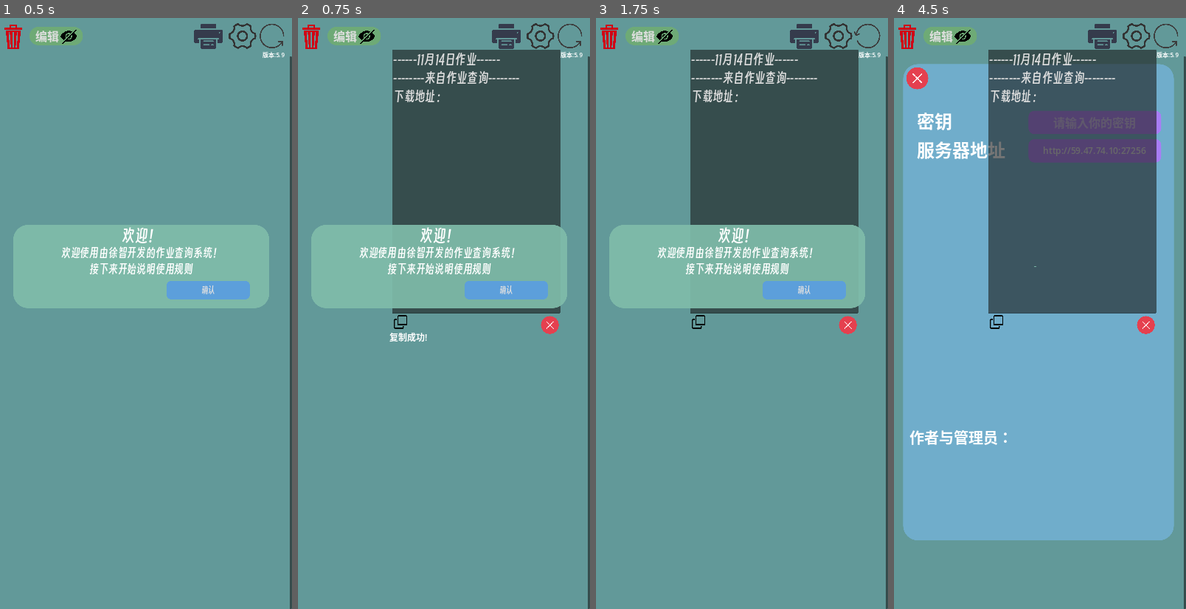
Above: before the commit, frames 1-4 (left to right).
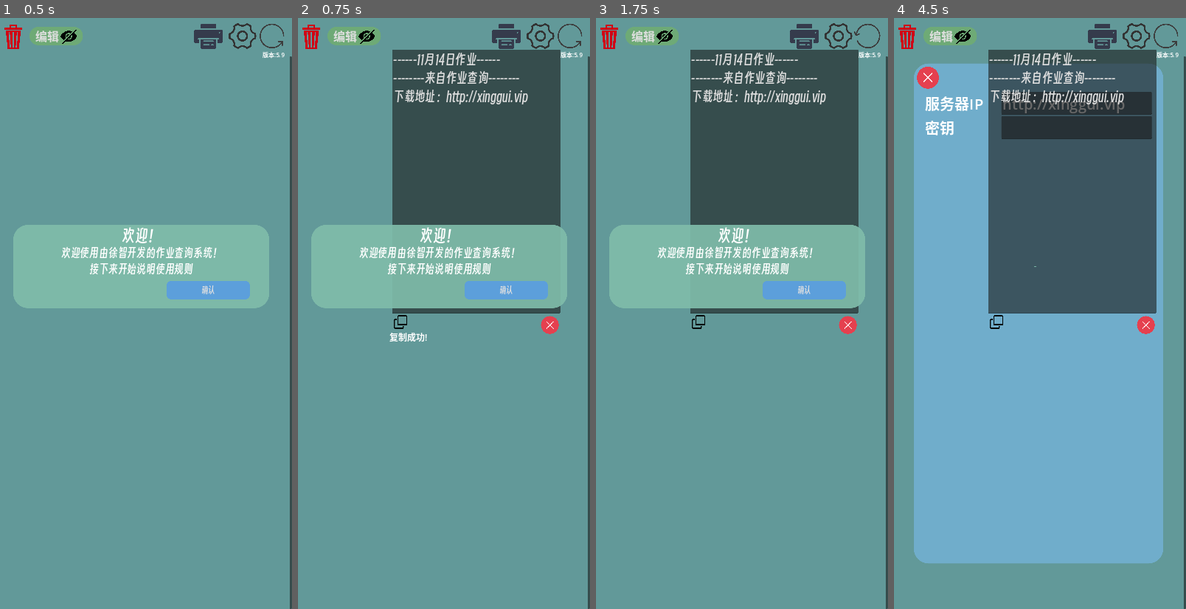
Above: after the commit, the same moments.

Repository: xingguix/HomeworkTracker
Game: Godot game, scene res://UI/mainUI.tscn
Two runs of this game, one before a commit and one after it. Both use one fixed random seed, a clock stepped at 60 frames per second and the inputs below.
Inputs (mouse positions are in pixels of both pictures, inside the frame that each line leads up to):
- Up to frame 1 (0.5 s): no input
- Up to frame 2 (0.75 s): click (505, 35) at 0.5 s
- Up to frame 3 (1.75 s): click (867, 35) at 1.25 s
- Up to frame 4 (4.5 s): click (1136, 35) at 2 s; click "复制成功!" at 2.75 s; click "编辑" at 3.5 s; click "确认" at 4.25 s

Frame 1 is identical in both runs. In frame 2, 0.3% of the frame differs, in the area x 50-79%, y 12-15%; in frame 3, 0.3%; in frame 4, 15%, in the area x 3-96%, y 7-93%.

Commit message:
设置系统完成

Diff:
--- a/UI/mainUI.tscn
+++ b/UI/mainUI.tscn
@@ -6,22 +6,17 @@
 [ext_resource type="PackedScene" uid="uid://by4c2x85najxy" path="res://UI/main_list.tscn" id="4_ualae"]
 [ext_resource type="StyleBox" uid="uid://duofbwb8ag3v1" path="res://UI/tipTheme.tres" id="6_bhsfp"]
 [ext_resource type="Script" path="res://UI/提示框.gd" id="6_pafh1"]
-[ext_resource type="Texture2D" uid="uid://blctf5m1715ys" path="res://UI/texture/close.svg" id="8_5lnmj"]
 [ext_resource type="Texture2D" uid="uid://65cs8dnbcpau" path="res://UI/texture/trash-can.png" id="10_ybtdg"]
 [ext_resource type="Script" path="res://UI/DeleteAll.gd" id="11_i2qbw"]
 [ext_resource type="Script" path="res://UI/RefreshButton.gd" id="13_cn0e8"]
+[ext_resource type="PackedScene" uid="uid://8a6kv7h7faww" path="res://UI/settings/setting_panel.tscn" id="13_difud"]
 [ext_resource type="Script" path="res://UI/版本号.gd" id="15_drjc3"]
-[ext_resource type="Script" path="res://UI/密钥输入框.gd" id="17_0a0e3"]
 [ext_resource type="PackedScene" uid="uid://bragpp77ilwtu" path="res://UI/switch_button.tscn" id="17_5aeac"]
 [ext_resource type="Texture2D" uid="uid://cvsd3a3xa0650" path="res://UI/texture/settings.svg" id="19_76l1w"]
 [ext_resource type="Script" path="res://UI/SettingButton.gd" id="20_vl73l"]
-[ext_resource type="Script" path="res://UI/服务器地址输入框.gd" id="22_5712v"]
-[ext_resource type="Script" path="res://UI/OPs.gd" id="23_gb7q4"]
-[ext_resource type="Script" path="res://UI/OPButton.gd" id="24_14h6f"]
 [ext_resource type="PackedScene" uid="uid://c8vhe0jfrdxby" path="res://UI/printer.tscn" id="25_odimn"]
 [ext_resource type="Texture2D" uid="uid://domqhew3xticg" path="res://UI/texture/printer.svg" id="26_3k657"]
 [ext_resource type="Script" path="res://UI/PrintButton.gd" id="27_2t3r6"]
-[ext_resource type="Script" path="res://UI/CloseButton.gd" id="27_8lnj2"]
 
 [sub_resource type="Gradient" id="Gradient_4v66p"]
 offsets = PackedFloat32Array(0, 0.334728, 0.702929, 1)
@@ -39,20 +34,6 @@
 corner_radius_top_right = 30
 corner_radius_bottom_right = 30
 corner_radius_bottom_left = 30
-
-[sub_resource type="StyleBoxFlat" id="StyleBoxFlat_fdiup"]
-bg_color = Color(0.462745, 0.713726, 0.878431, 0.705882)
-corner_radius_top_left = 50
-corner_radius_top_right = 50
-corner_radius_bottom_right = 50
-corner_radius_bottom_left = 50
-
-[sub_resource type="StyleBoxFlat" id="StyleBoxFlat_sl81c"]
-bg_color = Color(0.658824, 0.490196, 0.960784, 1)
-corner_radius_top_left = 20
-corner_radius_top_right = 20
-corner_radius_bottom_right = 20
-corner_radius_bottom_left = 20
 
 [sub_resource type="StyleBoxFlat" id="StyleBoxFlat_0oh7a"]
 bg_color = Color(0.825373, 0.46785, 0.635746, 1)
@@ -218,11 +199,11 @@
 offset_bottom = 102.732
 grow_horizontal = 0
 pivot_offset = Vector2(50, 50)
-theme_override_styles/normal = SubResource("StyleBoxTexture_effo6")
+theme_override_styles/focus = SubResource("StyleBoxTexture_effo6")
+theme_override_styles/disabled = SubResource("StyleBoxTexture_effo6")
 theme_override_styles/hover = SubResource("StyleBoxTexture_effo6")
 theme_override_styles/pressed = SubResource("StyleBoxTexture_effo6")
-theme_override_styles/disabled = SubResource("StyleBoxTexture_effo6")
-theme_override_styles/focus = SubResource("StyleBoxTexture_effo6")
+theme_override_styles/normal = SubResource("StyleBoxTexture_effo6")
 script = ExtResource("13_cn0e8")
 
 [node name="SettingButton" type="TextureButton" parent="TopBar" node_paths=PackedStringArray("setting_panel")]
@@ -251,112 +232,13 @@
 theme_override_styles/panel = SubResource("StyleBoxFlat_ywqyw")
 text = "编辑"
 
-[node name="SettingPanel" type="Panel" parent="."]
+[node name="SettingPanel" parent="." instance=ExtResource("13_difud")]
 visible = false
 layout_mode = 1
-anchors_preset = 15
-anchor_right = 1.0
-anchor_bottom = 1.0
-offset_left = 41.0
-offset_top = 156.0
-offset_right = -41.0
-offset_bottom = -232.0
-grow_horizontal = 2
-grow_vertical = 2
-theme_override_styles/panel = SubResource("StyleBoxFlat_fdiup")
-
-[node name="密钥" type="Control" parent="SettingPanel"]
-anchors_preset = 0
-offset_left = 22.0
-offset_top = 147.0
-offset_right = 918.0
-offset_bottom = 243.0
-
-[node name="密钥输入框" type="LineEdit" parent="SettingPanel/密钥"]
-unique_name_in_owner = true
-layout_mode = 0
-offset_left = 403.0
-offset_top = 11.0
-offset_right = 853.0
-offset_bottom = 90.0
-theme_override_font_sizes/font_size = 40
-theme_override_styles/normal = SubResource("StyleBoxFlat_sl81c")
-placeholder_text = "请输入你的密钥"
-alignment = 1
-max_length = 4
-script = ExtResource("17_0a0e3")
-
-[node name="Label" type="Label" parent="SettingPanel/密钥"]
-layout_mode = 0
-offset_left = 25.0
-offset_right = 218.0
-offset_bottom = 96.0
-theme_override_font_sizes/font_size = 60
-text = "密钥"
-
-[node name="服务器" type="Control" parent="SettingPanel"]
-layout_mode = 3
-anchors_preset = 0
-offset_left = 22.0
-offset_top = 243.0
-offset_right = 918.0
-offset_bottom = 339.0
-
-[node name="输入框" type="LineEdit" parent="SettingPanel/服务器"]
-layout_mode = 0
-offset_left = 403.0
-offset_top = 11.0
-offset_right = 853.0
-offset_bottom = 90.0
-theme_override_font_sizes/font_size = 30
-theme_override_styles/normal = SubResource("StyleBoxFlat_sl81c")
-placeholder_text = "请输入服务器地址，留空默认"
-alignment = 1
-script = ExtResource("22_5712v")
-
-[node name="Label" type="Label" parent="SettingPanel/服务器"]
-layout_mode = 0
-offset_left = 25.0
-offset_right = 325.0
-offset_bottom = 96.0
-theme_override_font_sizes/font_size = 60
-text = "服务器地址"
-
-[node name="OPs" type="Label" parent="SettingPanel"]
-layout_mode = 1
-anchors_preset = 2
-anchor_top = 1.0
-anchor_bottom = 1.0
-offset_left = 22.0
-offset_top = -387.0
-offset_right = 941.0
-grow_vertical = 0
-theme_override_font_sizes/font_size = 50
-text = "作者与管理员：
-"
-script = ExtResource("23_gb7q4")
-
-[node name="OPButton" type="Button" parent="SettingPanel"]
-modulate = Color(1, 1, 1, 0)
-layout_mode = 0
-offset_left = 47.0
-offset_top = 1305.0
-offset_right = 361.0
-offset_bottom = 1384.0
-script = ExtResource("24_14h6f")
-
-[node name="cool_down" type="Timer" parent="SettingPanel/OPButton"]
-wait_time = 3.0
-one_shot = true
-
-[node name="CloseButton" type="TextureButton" parent="SettingPanel"]
-layout_mode = 0
-offset_right = 96.0
-offset_bottom = 96.0
-texture_normal = ExtResource("8_5lnmj")
-ignore_texture_size = true
-stretch_mode = 0
-script = ExtResource("27_8lnj2")
+offset_left = 77.0
+offset_top = 154.0
+offset_right = -77.0
+offset_bottom = -154.0
 
 [node name="Printer" parent="." instance=ExtResource("25_odimn")]
 layout_mode = 1
@@ -461,16 +343,7 @@
 [connection signal="pressed" from="TopBar/RefreshButton" to="Panel/VBoxContainer/ScrollContainer/整体" method="refresh"]
 [connection signal="pressed" from="TopBar/RefreshButton" to="TopBar/RefreshButton" method="_on_pressed"]
 [connection signal="pressed" from="TopBar/SettingButton" to="TopBar/SettingButton" method="_on_pressed"]
-[connection signal="pressed" from="TopBar/SettingButton" to="SettingPanel/OPs" method="_on_setting_button_pressed"]
 [connection signal="on_pressed" from="TopBar/EditButton" to="Panel/VBoxContainer/ScrollContainer/整体" method="edit_mode"]
-[connection signal="focus_entered" from="SettingPanel/密钥/密钥输入框" to="SettingPanel/密钥/密钥输入框" method="_on_focus_entered"]
-[connection signal="focus_exited" from="SettingPanel/密钥/密钥输入框" to="SettingPanel/密钥/密钥输入框" method="_on_focus_exited"]
-[connection signal="text_changed" from="SettingPanel/密钥/密钥输入框" to="SettingPanel/密钥/密钥输入框" method="_on_text_changed"]
-[connection signal="text_submitted" from="SettingPanel/密钥/密钥输入框" to="SettingPanel/密钥/密钥输入框" method="_on_text_submitted"]
-[connection signal="focus_exited" from="SettingPanel/服务器/输入框" to="SettingPanel/服务器/输入框" method="_on_focus_exited"]
-[connection signal="text_submitted" from="SettingPanel/服务器/输入框" to="SettingPanel/服务器/输入框" method="_on_text_submitted"]
-[connection signal="pressed" from="SettingPanel/OPButton" to="SettingPanel/OPButton" method="_on_pressed"]
-[connection signal="timeout" from="SettingPanel/OPButton/cool_down" to="SettingPanel/OPButton" method="_on_cool_down_timeout"]
 [connection signal="pressed" from="提示框/cancel" to="提示框" method="_on_cancel_pressed"]
 [connection signal="pressed" from="提示框/accept" to="提示框" method="_on_accept_pressed"]
 
--- /dev/null
+++ b/UI/settings/SettingPanel.gd
@@ -0,0 +1,34 @@
+class_name SettingPanel extends Panel
+
+
+var setting_scene: PackedScene = preload("res://UI/settings/setting.tscn")
+@onready var settings_v_box: VBoxContainer = $SettingsVBox
+
+func _ready():
+	add_config()
+
+func clear():
+	for i in get_children():
+		i.queue_free()
+
+func add_setting_input(text: String, input: String):
+	var setting = setting_scene.instantiate()
+	setting.text = text
+	setting.input = input
+	settings_v_box.add_child(setting)
+
+func add_config():
+	var config: Dictionary = ConfigLoader.read_config()
+	for i in config.keys():
+		add_setting_input(i, config[i])
+
+func save_config():
+	var config: Dictionary
+	for i in settings_v_box.get_children():
+		if i is SettingInput:
+			config[i.text] = i.input
+	ConfigLoader.save_config(config)
+
+
+func _on_close_button_pressed() -> void:
+	save_config()
--- /dev/null
+++ b/UI/settings/setting.gd
@@ -0,0 +1,14 @@
+class_name SettingInput extends HBoxContainer
+
+@onready var line_edit = $LineEdit
+@onready var label = $Label
+
+var text: String
+var input: String
+
+func _ready():
+	label.text = text
+	line_edit.text = input
+
+func _physics_process(delta):
+	input = line_edit.text
--- /dev/null
+++ b/UI/settings/setting.tscn
@@ -0,0 +1,22 @@
+[gd_scene load_steps=2 format=3 uid="uid://dycp62uuroi0b"]
+
+[ext_resource type="Script" path="res://UI/settings/setting.gd" id="1_lpun4"]
+
+[node name="SettingInput" type="HBoxContainer"]
+anchors_preset = 10
+anchor_right = 1.0
+offset_bottom = 67.0
+grow_horizontal = 2
+script = ExtResource("1_lpun4")
+
+[node name="Label" type="Label" parent="."]
+layout_mode = 2
+size_flags_horizontal = 3
+theme_override_font_sizes/font_size = 50
+text = "密钥"
+
+[node name="LineEdit" type="LineEdit" parent="."]
+layout_mode = 2
+size_flags_horizontal = 3
+size_flags_stretch_ratio = 2.0
+theme_override_font_sizes/font_size = 50
--- /dev/null
+++ b/UI/settings/setting_panel.tscn
@@ -0,0 +1,48 @@
+[gd_scene load_steps=5 format=3 uid="uid://8a6kv7h7faww"]
+
+[ext_resource type="Script" path="res://UI/settings/SettingPanel.gd" id="1_v2f01"]
+[ext_resource type="Texture2D" uid="uid://blctf5m1715ys" path="res://UI/texture/close.svg" id="2_xghah"]
+[ext_resource type="Script" path="res://UI/CloseButton.gd" id="3_x0d07"]
+
+[sub_resource type="StyleBoxFlat" id="StyleBoxFlat_fdiup"]
+bg_color = Color(0.462745, 0.713726, 0.878431, 0.705882)
+corner_radius_top_left = 50
+corner_radius_top_right = 50
+corner_radius_bottom_right = 50
+corner_radius_bottom_left = 50
+
+[node name="SettingPanel" type="Panel"]
+anchors_preset = 15
+anchor_right = 1.0
+anchor_bottom = 1.0
+offset_left = 41.0
+offset_top = 156.0
+offset_right = -41.0
+offset_bottom = -232.0
+grow_horizontal = 2
+grow_vertical = 2
+theme_override_styles/panel = SubResource("StyleBoxFlat_fdiup")
+script = ExtResource("1_v2f01")
+
+[node name="CloseButton" type="TextureButton" parent="."]
+layout_mode = 0
+offset_right = 96.0
+offset_bottom = 96.0
+texture_normal = ExtResource("2_xghah")
+ignore_texture_size = true
+stretch_mode = 0
+script = ExtResource("3_x0d07")
+
+[node name="SettingsVBox" type="VBoxContainer" parent="."]
+layout_mode = 1
+anchors_preset = 15
+anchor_right = 1.0
+anchor_bottom = 1.0
+offset_left = 39.0
+offset_top = 96.0
+offset_right = -39.0
+offset_bottom = -96.0
+grow_horizontal = 2
+grow_vertical = 2
+
+[connection signal="pressed" from="CloseButton" to="." method="_on_close_button_pressed"]
--- a/UI/task.tscn
+++ b/UI/task.tscn
@@ -11,6 +11,18 @@
 
 [sub_resource type="StyleBoxFlat" id="StyleBoxFlat_rvbti"]
 bg_color = Color(0.486275, 0.596078, 0.839216, 1)
+corner_radius_top_left = 60
+corner_radius_top_right = 60
+corner_radius_bottom_right = 60
+corner_radius_bottom_left = 60
+
+[sub_resource type="StyleBoxFlat" id="StyleBoxFlat_11jyy"]
+bg_color = Color(0.717647, 0.733333, 0.741176, 1)
+border_width_left = 10
+border_width_top = 10
+border_width_right = 10
+border_width_bottom = 10
+border_color = Color(0.447059, 0.882353, 0.886275, 1)
 corner_radius_top_left = 60
 corner_radius_top_right = 60
 corner_radius_bottom_right = 60
@@ -28,29 +40,17 @@
 corner_radius_bottom_right = 60
 corner_radius_bottom_left = 60
 
-[sub_resource type="StyleBoxFlat" id="StyleBoxFlat_11jyy"]
-bg_color = Color(0.717647, 0.733333, 0.741176, 1)
-border_width_left = 10
-border_width_top = 10
-border_width_right = 10
-border_width_bottom = 10
-border_color = Color(0.447059, 0.882353, 0.886275, 1)
-corner_radius_top_left = 60
-corner_radius_top_right = 60
-corner_radius_bottom_right = 60
-corner_radius_bottom_left = 60
-
 [sub_resource type="StyleBoxEmpty" id="StyleBoxEmpty_csven"]
 
 [sub_resource type="StyleBoxEmpty" id="StyleBoxEmpty_mtlb6"]
 
 [sub_resource type="StyleBoxEmpty" id="StyleBoxEmpty_ef03r"]
 
+[sub_resource type="StyleBoxEmpty" id="StyleBoxEmpty_su70n"]
+
+[sub_resource type="StyleBoxEmpty" id="StyleBoxEmpty_j5e3y"]
+
 [sub_resource type="StyleBoxEmpty" id="StyleBoxEmpty_0i8rg"]
-
-[sub_resource type="StyleBoxEmpty" id="StyleBoxEmpty_su70n"]
-
-[sub_resource type="StyleBoxEmpty" id="StyleBoxEmpty_j5e3y"]
 
 [sub_resource type="Animation" id="Animation_rjuvv"]
 length = 0.001
@@ -306,9 +306,9 @@
 grow_vertical = 2
 theme_override_colors/font_color = Color(1, 1, 1, 1)
 theme_override_font_sizes/font_size = 30
-theme_override_styles/normal = SubResource("StyleBoxEmpty_0i8rg")
 theme_override_styles/focus = SubResource("StyleBoxEmpty_su70n")
 theme_override_styles/read_only = SubResource("StyleBoxEmpty_j5e3y")
+theme_override_styles/normal = SubResource("StyleBoxEmpty_0i8rg")
 alignment = 1
 
 [node name="AnimationPlayer" type="AnimationPlayer" parent="."]
--- a/auto_load/config_loader.gd
+++ b/auto_load/config_loader.gd
@@ -1,15 +1,32 @@
 extends Node
 
-var config_file: FileAccess
+var default_settings: Dictionary = {
+	"服务器IP": "http://xinggui.vip",
+	"密钥": ""
+}
 
-func _ready():
-	config_file = FileAccess.open("user://config.json", FileAccess.WRITE_READ)
+const config_file_path := "user://config.json"
+
+func init() -> Dictionary:
+	save_config(default_settings)
+	return default_settings
+
+func read_original_config() -> Dictionary:
+	var config: Dictionary
+	if not FileAccess.file_exists(config_file_path):
+		return init()
+	var config_file := FileAccess.open(config_file_path, FileAccess.READ)
+	config = JSON.parse_string(config_file.get_as_text())
+	return config
 
 func read_config() -> Dictionary:
-	var config = JSON.parse_string(config_file.get_as_text())
-	if not config is Dictionary and config:
-		return {}
+	var original_config := read_original_config()
+	var config: Dictionary = original_config.duplicate()
+	for i in original_config.keys():
+		if i in default_settings.keys(): # 如果i属于默认就有的
+			config[i] = original_config[i]
 	return config
 
 func save_config(config: Dictionary):
+	var config_file := FileAccess.open(config_file_path, FileAccess.WRITE)
 	config_file.store_string(JSON.stringify(config))
--- a/auto_load/homework_requester.gd
+++ b/auto_load/homework_requester.gd
@@ -1,9 +1,8 @@
 extends HTTPRequest
 
-var default_url:String = "http://59.47.74.10:27256"
 var url:String
 var version: float = float(ProjectSettings.get_setting("application/config/version"))
-var key: int
+var key: String
 var request_type: String
 var default_custom_headers = ["Version: " + str(version), "Key: " + str(key)]
 var json_headers = default_custom_headers + ["Content-Type: application/json"]
@@ -76,22 +75,6 @@
 func add_key(data):
 	homework_request("/add_key", "ADD_KEY", HTTPClient.METHOD_POST, -1)
 
-
-func read_key():
-	var key_file = FileAccess.open("user://key.data", FileAccess.READ)
-	if not key_file:
-		return
-	var user_key = key_file.get_as_text().to_int()
-	key = user_key
-
-func read_server_IP():
-	var server_IP_file = FileAccess.open("user://server_IP.data", FileAccess.READ)
-	if not server_IP_file:
-		return
-	var user_server_IP = server_IP_file.get_as_text()
-	url = user_server_IP
-
-
 func _on_request_completed(result, response_code, headers, body):
 	var server_return = JSON.parse_string(body.get_string_from_utf8())
 	if response_code != 200:
@@ -100,10 +83,10 @@
 	emit_signal("get_result", server_return)
 
 func _ready():
-	read_server_IP()
 	request_completed.connect(Callable(self, "_on_request_completed"))
 
 func _process(delta):
 	default_custom_headers = ["Version: " + str(version), "Key: " + str(key)]
-	read_key()
-	read_server_IP()
+	var config := ConfigLoader.read_config()
+	url = config["服务器IP"]
+	key = config["密钥"]
--- a/project.godot
+++ b/project.godot
@@ -15,7 +15,7 @@
 config/version="5.9"
 config/tags=PackedStringArray("非实验性")
 run/main_scene="res://UI/mainUI.tscn"
-config/features=PackedStringArray("4.2", "GL Compatibility")
+config/features=PackedStringArray("4.3", "GL Compatibility")
 boot_splash/bg_color=Color(0.141176, 0.141176, 0.141176, 1)
 boot_splash/show_image=false
 boot_splash/use_filter=false
Not shown: 3 places in UI/mainUI.tscn that only renumber resources
Not shown: 2 places in UI/task.tscn that only renumber resources
Not shown, added: UI/settings/set6776.tmp
